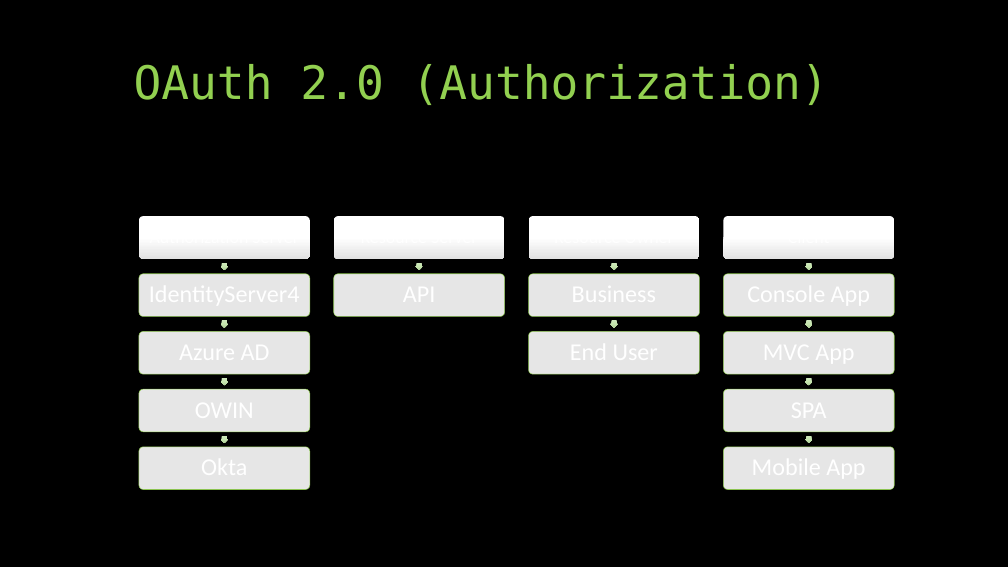
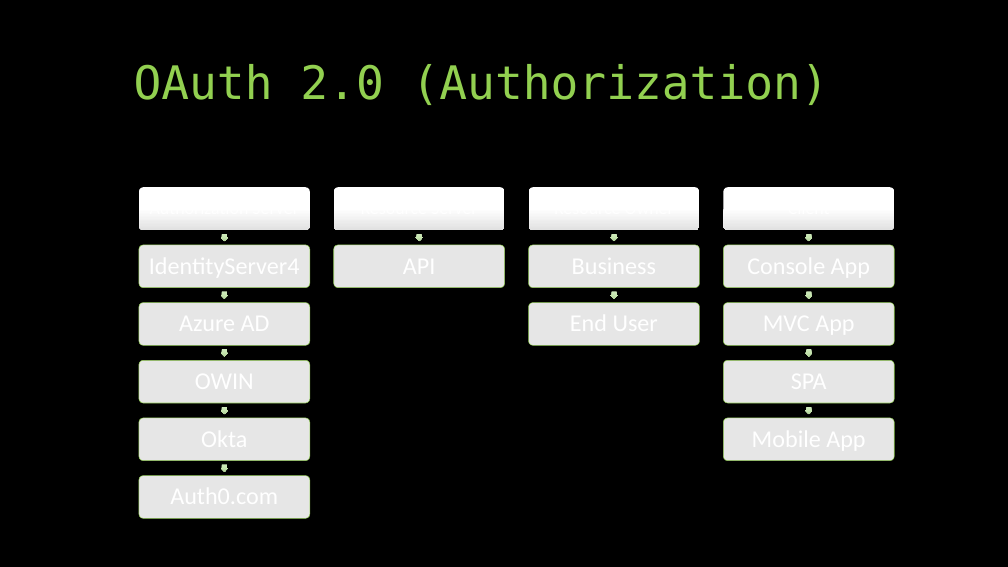
Before and after one commit to aaronralls/IdentityServer4Presentations, a slide deck: slide 6 of Authorization-IdentityServer4v2.pptx (slide 7 before the commit). Drawn at 1008x567 pixels with LibreOffice and Linux fonts; fonts in the diff are those of the drawing. Boxes give left, top, right and bottom in pixels: in the first picture for what was removed or moved away, otherwise in the second. Text is boxed around its words. In the diff, an @@ line names an element or a change of style, - is before the commit and + after.

```diff
--- a/Authorization-IdentityServer4v2.pptx
+++ b/Authorization-IdentityServer4v2.pptx
@@ right arrow added at bbox=[221, 234, 228, 241], fill gradient #CFE9BD to #C7E7B0 to #B0D199 @@
@@ right arrow: place and size @@
-right arrow at bbox=[610, 321, 618, 328]
+right arrow at bbox=[610, 234, 618, 241]
@@ right arrow: place and size @@
-right arrow at bbox=[805, 436, 813, 443]
+right arrow at bbox=[805, 234, 813, 241]
@@ rounded rectangle added at bbox=[139, 245, 310, 288], fill #FFFFFF at 90% opacity, outline #92D050 0.5 pt @@
@@ 8 right arrows, 4 rounded rectangles: place and size @@
-8 right arrows, 4 rounded rectangles at bbox=[139, 262, 813, 490]
+8 right arrows, 4 rounded rectangles at bbox=[139, 291, 813, 519]
@@ 11 rounded rectangles, 1 right arrow: place and size @@
-11 rounded rectangles, 1 right arrow at bbox=[139, 216, 895, 490]
+11 rounded rectangles, 1 right arrow at bbox=[139, 188, 895, 461]
```
Also in this commit, not shown: 6 other slides changed, 3 slides added, 1 slide removed, 1 other file.
